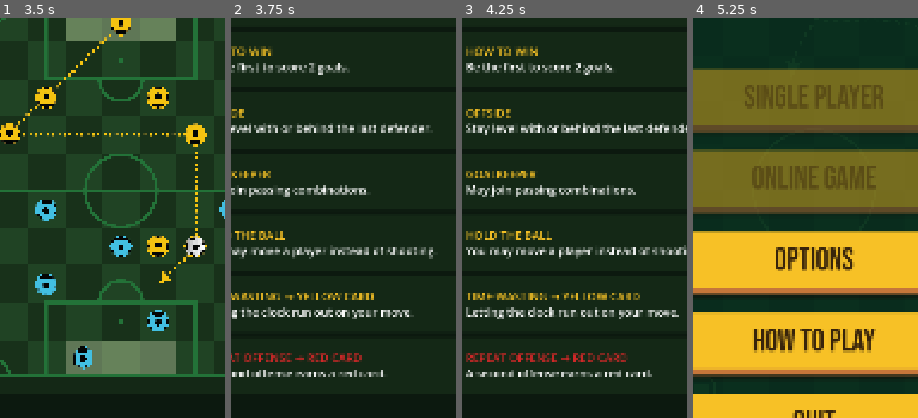
Above: before the commit, frames 1-4 (left to right).
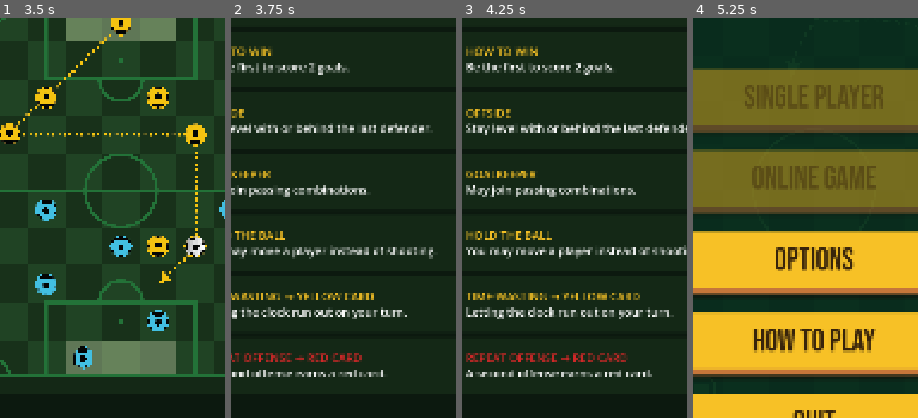
Above: after the commit, the same moments.

Repository: splivalo/tactic_soccer
Game: Godot game, scene res://scenes/ui/instructions_screen.tscn
Two runs of this game, one before a commit and one after it. Both use one fixed random seed, a clock stepped at 60 frames per second and the inputs below. This scene is started directly instead of the project's main scene.
Inputs (mouse positions are % of the whole screen's width and height, from its top left):
- Up to frame 1 (3.5 s): click (84, 81) at 0.5 s; click (84, 81) at 1.25 s; click (16, 81) at 2 s; click (16, 81) at 2.75 s
- Up to frame 2 (3.75 s): click (16, 81) at 3.5 s
- Up to frame 3 (4.25 s): no input
- Up to frame 4 (5.25 s): click (84, 81) at 4.25 s; click "Back" at 5 s
The pictures show only the part of the screen within x 23-73%, y 28-78%; the shares and areas given below are measured in that part.

Frame 1 is identical in both runs. In frame 2, 0.2% of the frame differs, in the area x 66-82%, y 72-75%; in frame 3, 0.2%, in the area x 81-97%, y 72-75%; in frame 4, nothing differs.

Commit message:
Rules card: time-wasting is any turn, not just a move
The card still described the narrower rule that was replaced on 2026-08-01,
when booking was widened from an expired MOVE to an expired turn of any phase
— precisely because two identical-looking timeouts giving different outcomes
read as a bug. "On your move" is ambiguous in a game that has a literal MOVE
phase, so it now says "on your turn".

This card is not incidental: closing mode shows it and only it, so it is the
last thing every player reads at the end of the tutorial.

Co-Authored-By: Claude Opus 5 <noreply@anthropic.com>

Diff:
--- a/scenes/ui/instructions_screen.tscn
+++ b/scenes/ui/instructions_screen.tscn
@@ -588,7 +588,7 @@
 theme_override_font_sizes/normal_font_size = 27
 bbcode_enabled = true
 text = "[color=#f7c226]TIME-WASTING → YELLOW CARD[/color]
-Letting the clock run out on your move."
+Letting the clock run out on your turn."
 fit_content = true
 
 [node name="Rule5" type="PanelContainer" parent="SafeArea/VBox/CardPanel/PageStage/Page4/RulesList" unique_id=2067834490]
